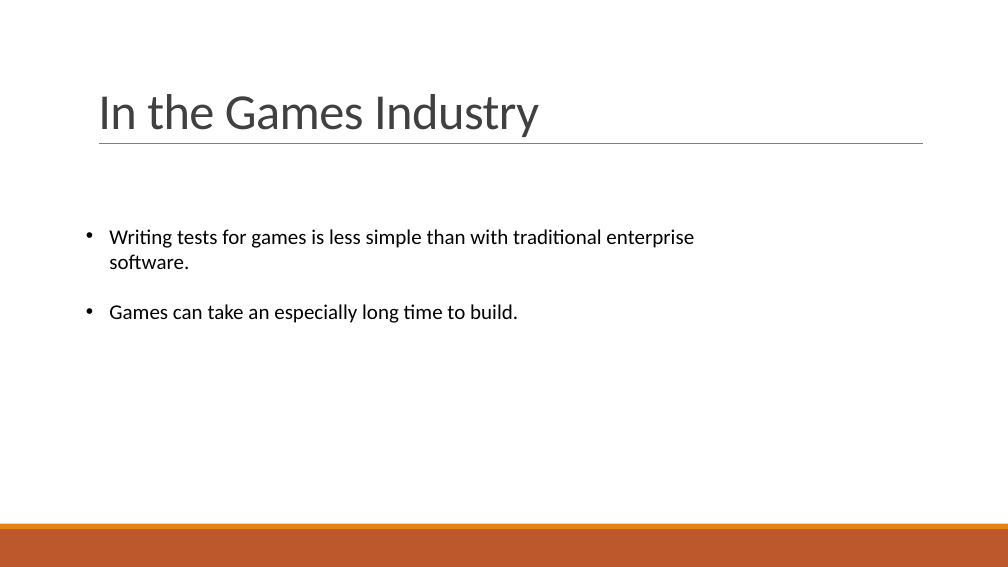
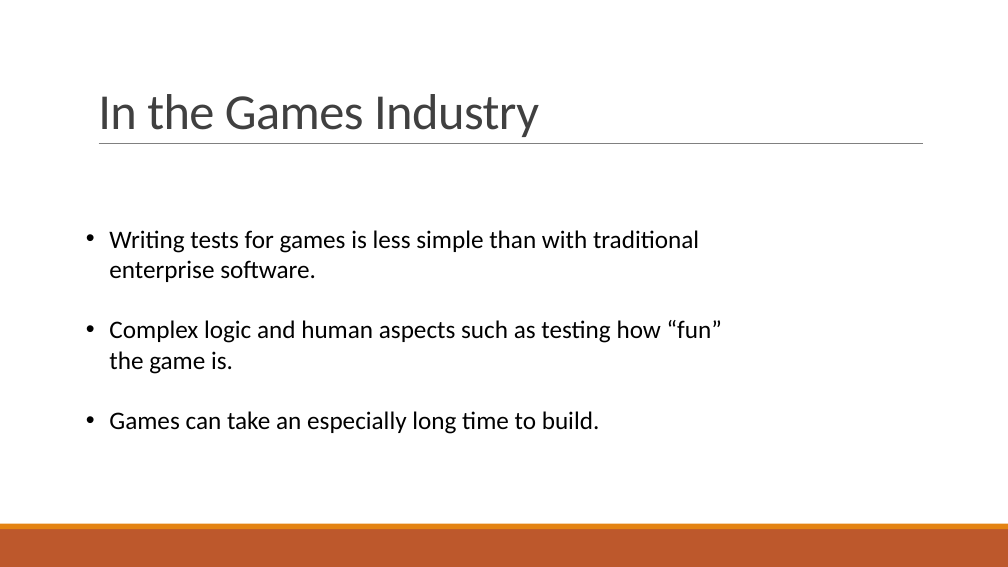
Before and after one commit to Falmouth-Games-Academy/comp130-software-engineering, a slide deck: slide 5 of ResearchPresentation.pptx. Drawn at 1008x567 pixels with LibreOffice and Linux fonts; fonts in the diff are those of the drawing. Boxes give left, top, right and bottom in pixels: in the first picture for what was removed or moved away, otherwise in the second. Text is boxed around its words. In the diff, an @@ line names an element or a change of style, - is before the commit and + after.

```diff
--- a/ResearchPresentation.pptx
+++ b/ResearchPresentation.pptx
@@ text at bbox=[109, 230, 699, 434]: size 20 to 24 pt in "Writing tests for games is less simple ...", "Games can take an especially long time ..." @@
@@ text at bbox=[109, 320, 722, 374]: paragraph added @@
+• Complex logic and human aspects such as testing how “fun” the game is.
```
Also in this commit, not shown: 3 other slides changed, 2 slides added, 1 slide removed.
